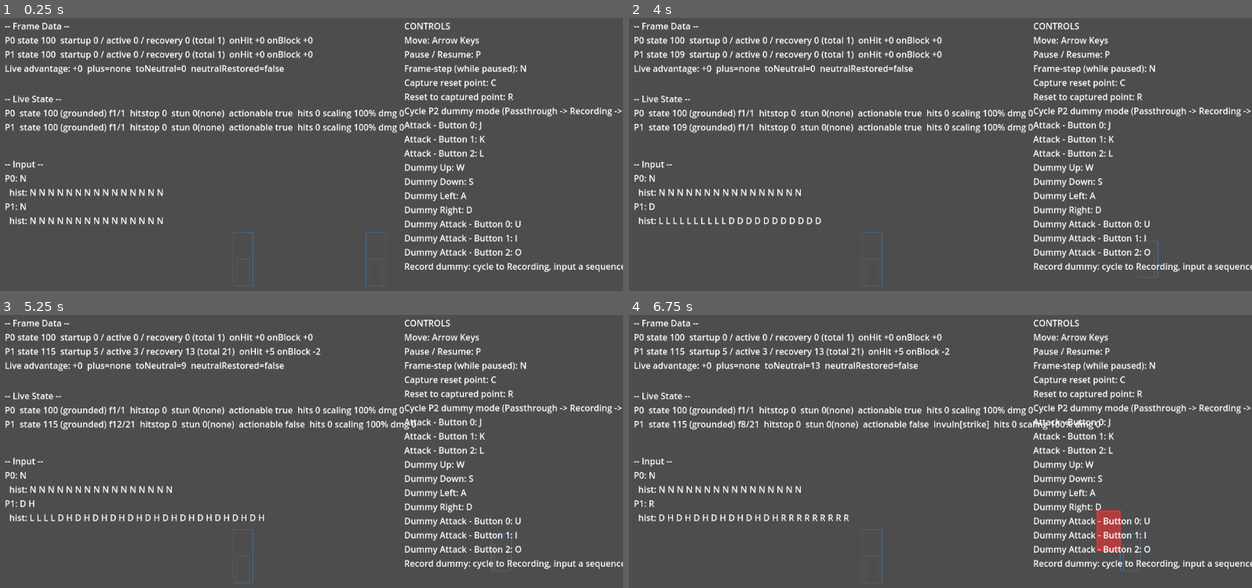
Above: before the commit, frames 1-4 (two rows, left to right).
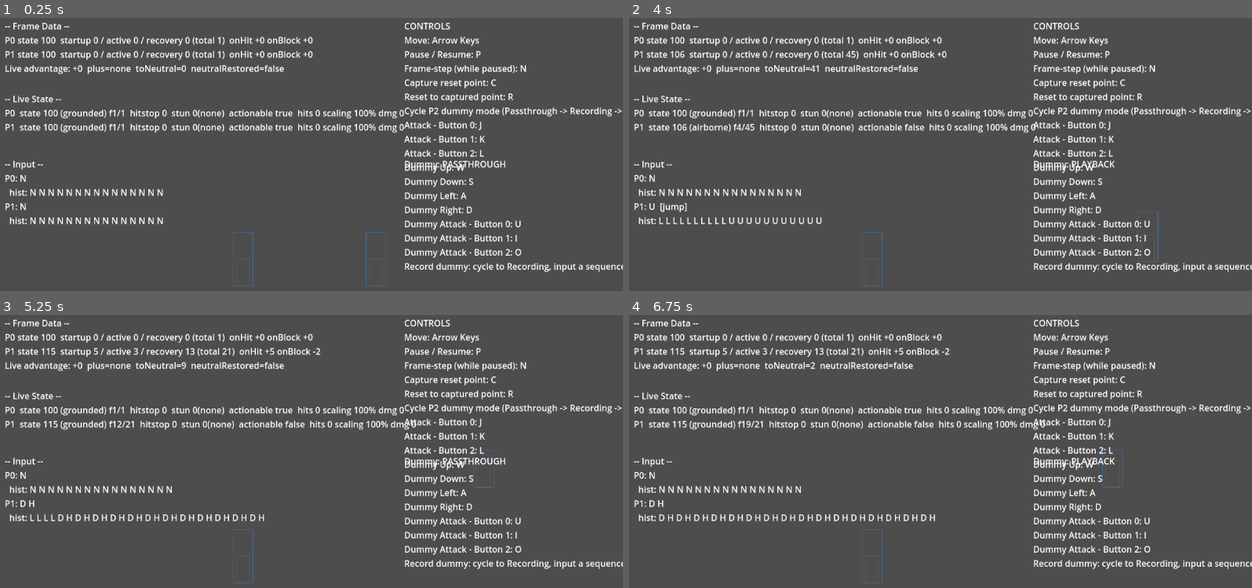
Above: after the commit, the same moments.

Repository: thetitan555/FoggyGlass
Game: Godot game, scene res://scenes/training_mode.tscn
The game is run twice, just before and just after one commit, with the same random seed, the same clock (stepped at 60 frames per second) and the same inputs. This scene is started directly instead of the project's main scene.
Inputs:
- Up to frame 1 (0.25 s): no input
- Up to frame 2 (4 s): tap Enter at 0.5 s; hold D (tm_dummy_right) 0.53-1.28 s; hold M (tm_dummy_mode_cycle) 0.53-1.28 s; tap R (tm_do_reset) at 1.25 s; hold S (tm_dummy_down) 1.28-2.03 s; tap J (tm_button_0) at 1.35 s; tap M (tm_dummy_mode_cycle) every 0.75 s from 1.55 to 3.8 s; hold D (tm_dummy_right) 2.03-2.78 s; hold K (tm_button_1) 2.03-2.78 s; hold W (tm_dummy_up) 2.78-3.53 s; tap L (tm_button_2) at 2.85 s; hold A (tm_dummy_left) from 3.53 s (still down); hold U (tm_dummy_button_0) from 3.53 s (still down)
- Up to frame 3 (5.25 s): tap C (tm_capture_reset) at 4.15 s; release U (tm_dummy_button_0) at 4.28 s; tap I (tm_dummy_button_1) at 4.35 s; tap M (tm_dummy_mode_cycle) at 4.55 s; release A (tm_dummy_left) at 5.03 s; hold S (tm_dummy_down) from 5.03 s (still down); hold O (tm_dummy_button_2) from 5.03 s (still down)
- Up to frame 4 (6.75 s): tap M (tm_dummy_mode_cycle) at 5.3, 5.85 s; release S (tm_dummy_down) at 5.78 s; release O (tm_dummy_button_2) at 5.78 s; hold D (tm_dummy_right) 5.78-6.53 s; hold W (tm_dummy_up) from 6.53 s (still down); hold N (tm_step) from 6.53 s (still down)

The runs differ from the first frame. In frame 1, 0.2% of the frame differs, in the area x 64-82%, y 52-56%; in frame 2, 1.8%; in frame 3, 0.3%; in frame 4, 2.3%, in the area x 3-83%, y 17-94%.

Commit message:
TKT-P1.1R3-01: dummy-mode indicator + fresh-record (AD-041, re-gate-4 E1)
Adds a minimal, live on-screen readout of the training dummy's current mode
(PASSTHROUGH/RECORDING/PLAYBACK) with a distinct recording tell, reading mode
via the shell (outside the InspectionView seam, like ControlsLegend). Fixes
the latent re-record concatenation bug: entering RECORDING now discards the
prior buffer and resets the playback cursor (a new, minimal
RecordPlaybackSource.reset_playback_cursor() primitive), so a re-take
replaces rather than concatenates onto the previous recording.

Headless-verified: fresh-record buffer/cursor semantics (test_training_mode_shell.gd)
and the indicator's pure text builder (test_dummy_mode_indicator.gd). The
rendered indicator and the in-app record->playback round-trip are live-gated
(5th re-gate) per the ticket.

Judgment-log: JC-065 (indicator placement + per-frame refresh), JC-066
(fresh-record mechanism + invocation point).

Diff:
--- /dev/null
+++ b/game/scenes/dummy_mode_indicator.gd
@@ -0,0 +1,73 @@
+extends Control
+class_name DummyModeIndicator
+
+## TKT-P1.1R3-01 (AD-041 "Dummy-mode observability + fresh-record", re-gate-4
+## E1). A minimal, LIVE on-screen readout of the P2 dummy's current mode
+## (PASSTHROUGH / RECORDING / PLAYBACK), with a distinct RECORDING TELL
+## ("* REC") -- the charter's observability standard. Root cause of E1: a
+## human cycled tm_dummy_mode_cycle blind through three modes with ZERO
+## feedback, so "only control P1 in PLAYBACK" (a neutral buffer) was
+## indistinguishable from a broken feature.
+##
+## SEAM PLACEMENT. Mode lives on the RecordPlaybackSource, OUTSIDE SimState --
+## not sim truth. Reads it via the shell's `get_dummy_mode` (never
+## RecordPlaybackSource directly), so, like `ControlsLegend` (ratified
+## JC-045), this sits OUTSIDE the InspectionView seam: criterion 10's
+## seam-grep does not apply here (no InspectionView/SimState-internal type is
+## ever touched -- verifiable by inspection).
+##
+## LIVE, NOT TICK-GATED. Unlike the InspectionView-backed overlays (which
+## refresh on TrainingMode.ticked, since sim truth only changes on a tick),
+## the dummy's mode can change via the `M` cycle key WHILE THE SIM IS PAUSED
+## (no tick fires) -- so this polls every frame in `_process` rather than
+## waiting for `ticked`, or a human pausing to inspect a captured recording
+## would see a stale mode label (the same "invisible while paused" failure
+## E1 already hit once). Cheap (one dictionary lookup + a label-text write),
+## so a per-frame poll costs nothing worth avoiding here.
+##
+## Kept deliberately minimal (one Label, one static pure text builder --
+## headlessly testable without a live Label/TrainingMode node, mirroring
+## ControlsLegend's build_legend_text()) per the ticket's scope guard:
+## legibility of the instrument, not UI polish.
+
+const _MODE_NAMES: Dictionary = {
+	RecordPlaybackSource.Mode.PASSTHROUGH: "PASSTHROUGH",
+	RecordPlaybackSource.Mode.RECORDING: "RECORDING",
+	RecordPlaybackSource.Mode.PLAYBACK: "PLAYBACK",
+}
+
+## Which player index this indicator reads: P2, the dummy TrainingMode's own
+## mode-cycle control affects (mirrors that shell's
+## _DUMMY_CONTROL_PLAYER_INDEX; kept a plain literal here rather than reaching
+## into the shell's private constant -- this indicator has no other reason to
+## depend on it).
+const _DUMMY_PLAYER_INDEX: int = 1
+
+var _source: TrainingMode = null
+
+@onready var _label: Label = $Label
+
+
+func set_source(source: TrainingMode) -> void:
+	_source = source
+	_refresh()
+
+
+func _process(_delta: float) -> void:
+	_refresh()
+
+
+func _refresh() -> void:
+	if _source == null or _label == null:
+		return
+	_label.text = build_indicator_text(_source.get_dummy_mode(_DUMMY_PLAYER_INDEX))
+
+
+## Pure text builder (headlessly testable without a live Label/TrainingMode):
+## one line naming the mode, plus a distinct recording tell on RECORDING.
+static func build_indicator_text(mode: int) -> String:
+	var name: String = _MODE_NAMES.get(mode, "UNKNOWN")
+	var line: String = "Dummy: %s" % name
+	if mode == RecordPlaybackSource.Mode.RECORDING:
+		line += "  * REC"
+	return line
--- a/game/scenes/training_mode.gd
+++ b/game/scenes/training_mode.gd
@@ -339,8 +339,26 @@
 ## Record/playback dummy mode switch (TKT-P1-04) for player index 0/1. Routed
 ## through the shell's own sources so a caller never touches
 ## RecordPlaybackSource directly from outside this node.
+##
+## FRESH-RECORD ON RECORDING ENTRY (TKT-P1.1R3-01, AD-041, re-gate-4 E1). The
+## latent bug the mode indicator alone would not fix: RecordPlaybackSource's
+## RECORDING APPENDS to whatever buffer already exists (its documented
+## primitive, unchanged here), and nothing previously cleared it between
+## takes — so a re-record concatenated onto the prior one (and the stale
+## playback cursor was never rewound), reported as "inconsistent." Entering
+## RECORDING from a DIFFERENT mode (PASSTHROUGH/PLAYBACK -> RECORDING) now
+## discards the prior buffer and rewinds the cursor FIRST, so each record pass
+## REPLACES the last. Coordinated HERE (the shell), not in
+## RecordPlaybackSource — its RECORDING-appends primitive stays exactly what
+## it was (this is a shell-level workflow rule, not a class-behavior change).
+## Does NOT fire while already RECORDING (only on the transition INTO it), so
+## an in-progress recording is never cleared mid-take.
 func set_dummy_mode(player_index: int, mode: int) -> void:
-	_source_for(player_index).set_mode(mode)
+	var source: RecordPlaybackSource = _source_for(player_index)
+	if mode == RecordPlaybackSource.Mode.RECORDING and source.get_mode() != RecordPlaybackSource.Mode.RECORDING:
+		source.set_recorded_buffer(PackedInt32Array())
+		source.reset_playback_cursor()
+	source.set_mode(mode)
 
 
 func get_dummy_mode(player_index: int) -> int:
--- a/game/scenes/training_mode.tscn
+++ b/game/scenes/training_mode.tscn
@@ -7,6 +7,7 @@
 [ext_resource type="Script" path="res://scenes/overlays/live_state_panel.gd" id="5_livestate"]
 [ext_resource type="Script" path="res://scenes/overlays/input_history_panel.gd" id="6_inputhistory"]
 [ext_resource type="Script" path="res://scenes/controls_legend.gd" id="7_legend"]
+[ext_resource type="Script" path="res://scenes/dummy_mode_indicator.gd" id="8_dummymode"]
 
 [node name="TrainingMode" type="Node2D"]
 script = ExtResource("1_shell")
@@ -72,3 +73,17 @@
 layout_mode = 0
 offset_right = 386.0
 offset_bottom = 244.0
+
+[node name="DummyModeIndicator" type="Control" parent="."]
+layout_mode = 3
+anchors_preset = 0
+offset_left = 750.0
+offset_top = 270.0
+offset_right = 1136.0
+offset_bottom = 300.0
+script = ExtResource("8_dummymode")
+
+[node name="Label" type="Label" parent="DummyModeIndicator"]
+layout_mode = 0
+offset_right = 386.0
+offset_bottom = 24.0
--- a/game/sim/record_playback_source.gd
+++ b/game/sim/record_playback_source.gd
@@ -192,6 +192,19 @@
 		_buffer[i] = validate(_buffer[i])
 
 
+## Reset the PLAYBACK cursor to the start of the buffer (index 0), without
+## touching the buffer itself or the produced/answer history (TKT-P1.1R3-01,
+## AD-041 "fresh-record"). Used by the training-mode shell on RECORDING entry,
+## paired with `set_recorded_buffer(PackedInt32Array())` there, so a re-take
+## REPLACES the prior recording (fresh buffer, cursor at 0) instead of
+## concatenating onto it. A minimal, dedicated primitive rather than reusing
+## `set_playback_position` (which also restores `_produced_count`/`_answers` —
+## fields this shell-level operation must NOT disturb, since the source keeps
+## producing/answering frames every tick regardless of mode).
+func reset_playback_cursor() -> void:
+	_playback_cursor = 0
+
+
 # ---------------------------------------------------------------------------
 # Restorable playback position (AD-020; training-mode.md "Reset restores sim AND
 # playback position"). The reset harness (TKT-P1-03) snapshots/restores this
--- /dev/null
+++ b/game/tests/test_dummy_mode_indicator.gd
@@ -0,0 +1,65 @@
+extends SceneTree
+
+## Headless test for TKT-P1.1R3-01 (AD-041 "Dummy-mode observability", re-gate-4
+## E1). Exercises DummyModeIndicator.build_indicator_text -- the pure, Node-free
+## text builder -- directly (no Label/TrainingMode needed, mirroring
+## test_control_surface.gd's device-sampler tests and ControlsLegend's static
+## build_legend_text() convention).
+##
+## THE RENDERED INDICATOR ITSELF (a human seeing the label update live on
+## screen while cycling `M`) is confirmed at the human-inspection gate (5th
+## re-gate) -- not headless-checkable, per the ticket. What IS headless-
+## checkable, and what this test drives, is that the text builder names each
+## mode correctly and carries the distinct "* REC" recording tell ONLY on
+## RECORDING.
+##
+## Run:  godot --headless --path game -s res://tests/test_dummy_mode_indicator.gd
+## Exits non-zero on any failure so a harness/CI can gate on it.
+
+var _failures: int = 0
+var _checks: int = 0
+
+
+func _init() -> void:
+	_run()
+	if _failures == 0:
+		print("[test_dummy_mode_indicator] OK — %d checks passed" % _checks)
+		quit(0)
+	else:
+		printerr("[test_dummy_mode_indicator] FAIL — %d of %d checks failed" % [_failures, _checks])
+		quit(1)
+
+
+func _eq(actual, expected, msg: String) -> void:
+	_checks += 1
+	if actual != expected:
+		_failures += 1
+		printerr("  FAIL: %s  (got %s, expected %s)" % [msg, str(actual), str(expected)])
+
+
+func _true(cond: bool, msg: String) -> void:
+	_eq(cond, true, msg)
+
+
+func _run() -> void:
+	_test_passthrough_text()
+	_test_recording_text_carries_the_rec_tell()
+	_test_playback_text()
+
+
+func _test_passthrough_text() -> void:
+	var text: String = DummyModeIndicator.build_indicator_text(RecordPlaybackSource.Mode.PASSTHROUGH)
+	_true(text.contains("PASSTHROUGH"), "PASSTHROUGH mode names itself in the indicator text")
+	_true(not text.contains("REC"), "PASSTHROUGH does NOT carry the recording tell")
+
+
+func _test_recording_text_carries_the_rec_tell() -> void:
+	var text: String = DummyModeIndicator.build_indicator_text(RecordPlaybackSource.Mode.RECORDING)
+	_true(text.contains("RECORDING"), "RECORDING mode names itself in the indicator text")
+	_true(text.contains("REC"), "RECORDING carries a DISTINCT recording tell (charter observability -- E1)")
+
+
+func _test_playback_text() -> void:
+	var text: String = DummyModeIndicator.build_indicator_text(RecordPlaybackSource.Mode.PLAYBACK)
+	_true(text.contains("PLAYBACK"), "PLAYBACK mode names itself in the indicator text")
+	_true(not text.contains("REC"), "PLAYBACK does NOT carry the recording tell")
--- a/game/tests/test_training_mode_shell.gd
+++ b/game/tests/test_training_mode_shell.gd
@@ -51,6 +51,8 @@
 	await _test_reset_resyncs_dummy_through_shell()
 	await _test_players_start_as_installed_character_with_resolved_boxes()
 	await _test_dummy_recording_captures_live_input_and_playback_loops_it()
+	await _test_fresh_record_on_recording_entry_replaces_not_concatenates()
+	await _test_fresh_record_resets_the_playback_cursor()
 
 
 ## Static seam check (criterion 10: "verifiable by inspection of the
@@ -259,6 +261,82 @@
 	tm.get_parent().queue_free()
 
 
+## TKT-P1.1R3-01 (AD-041 "fresh-record on RECORDING entry", re-gate-4 E1). The
+## secondary latent bug the mode indicator alone would not fix: before this
+## ticket, RECORDING appended to whatever buffer already existed and nothing
+## rewound the playback cursor, so a SECOND record pass concatenated onto the
+## first (a re-take never actually replaced anything — "inconsistent," per the
+## re-gate-4 report). Drives two full record passes through the shell's own
+## set_dummy_mode (never RecordPlaybackSource directly) and confirms the
+## SECOND buffer REPLACES the first rather than growing it.
+func _test_fresh_record_on_recording_entry_replaces_not_concatenates() -> void:
+	var tm := await _make_shell()
+
+	# First record pass: 3 ticks, all LEFT.
+	tm.set_dummy_mode(1, RecordPlaybackSource.Mode.RECORDING)
+	Input.action_press("tm_dummy_left")
+	for _k in range(3):
+		tm.step_once()
+	Input.action_release("tm_dummy_left")
+	var first_pass: PackedInt32Array = tm.get_dummy_recorded_buffer(1)
+	_eq(first_pass.size(), 3, "first record pass captured exactly 3 ticks")
+	for v in first_pass:
+		_eq(v, InputFrame.LEFT, "first pass recorded LEFT on every tick")
+
+	# Cycle out (PLAYBACK), then back INTO RECORDING for a SECOND, SHORTER pass
+	# (2 ticks, all RIGHT) — the transition this ticket fixes.
+	tm.set_dummy_mode(1, RecordPlaybackSource.Mode.PLAYBACK)
+	tm.set_dummy_mode(1, RecordPlaybackSource.Mode.RECORDING)
+	Input.action_press("tm_dummy_right")
+	for _k in range(2):
+		tm.step_once()
+	Input.action_release("tm_dummy_right")
+
+	var second_pass: PackedInt32Array = tm.get_dummy_recorded_buffer(1)
+	_eq(second_pass.size(), 2,
+		"the SECOND record pass REPLACES the first (2 ticks, not 3+2=5 concatenated — the AD-041 fix)")
+	for v in second_pass:
+		_eq(v, InputFrame.RIGHT, "the second pass's buffer holds ONLY its own (RIGHT) frames, no leftover LEFT")
+
+	tm.get_parent().queue_free()
+
+
+## TKT-P1.1R3-01 (AD-041 "fresh-record" — the cursor half). Confirms entering
+## RECORDING also rewinds the PLAYBACK cursor: after a first recording is
+## played back partway (advancing the cursor), a SECOND record pass followed
+## by PLAYBACK must start the new script from its own beginning (index 0), not
+## resume from the stale mid-buffer cursor position of the first recording.
+func _test_fresh_record_resets_the_playback_cursor() -> void:
+	var tm := await _make_shell()
+
+	# First recording: 3 distinct frames (so a stale cursor is unmistakable).
+	tm.set_dummy_recorded_buffer(1, PackedInt32Array([InputFrame.LEFT, InputFrame.RIGHT, InputFrame.UP]))
+	tm.set_dummy_mode(1, RecordPlaybackSource.Mode.PLAYBACK)
+	# Advance the cursor partway through the first script (2 of 3 ticks) — if
+	# unreset, the SHORTER script recorded below would leave a STALE cursor
+	# pointing past its own (smaller) buffer.
+	tm.step_once()
+	tm.step_once()
+
+	# Re-enter RECORDING (fresh-record fires: buffer cleared + cursor reset)
+	# and record a new, single-frame (DOWN) script — deliberately SHORTER than
+	# the stale cursor position (2), so an unreset cursor would read the wrong
+	# index (or index out of range against the 1-element buffer).
+	tm.set_dummy_mode(1, RecordPlaybackSource.Mode.RECORDING)
+	Input.action_press("tm_dummy_down")
+	tm.step_once()
+	Input.action_release("tm_dummy_down")
+
+	tm.set_dummy_mode(1, RecordPlaybackSource.Mode.PLAYBACK)
+	tm.step_once()
+	_eq(tm.inspection_view().player(1).input_current, InputFrame.DOWN,
+		"PLAYBACK of the fresh recording starts from index 0 (DOWN) -- the cursor was reset, not left stale mid-(old-)buffer")
+	tm.step_once()
+	_eq(tm.inspection_view().player(1).input_current, InputFrame.DOWN,
+		"the single-frame script loops correctly from a properly-reset cursor")
+	tm.get_parent().queue_free()
+
+
 ## Build a TrainingMode with just the TickHost child it needs (no overlays —
 ## overlay wiring is covered by the overlay-specific tests), rooted under the
 ## live scene tree so @onready resolves and _ready() runs. Awaits a process
Not shown: 1 places in game/scenes/training_mode.tscn that only renumber resources
Not shown, changed: docs/judgment-log.md
Not shown, changed: run_tests.bat
